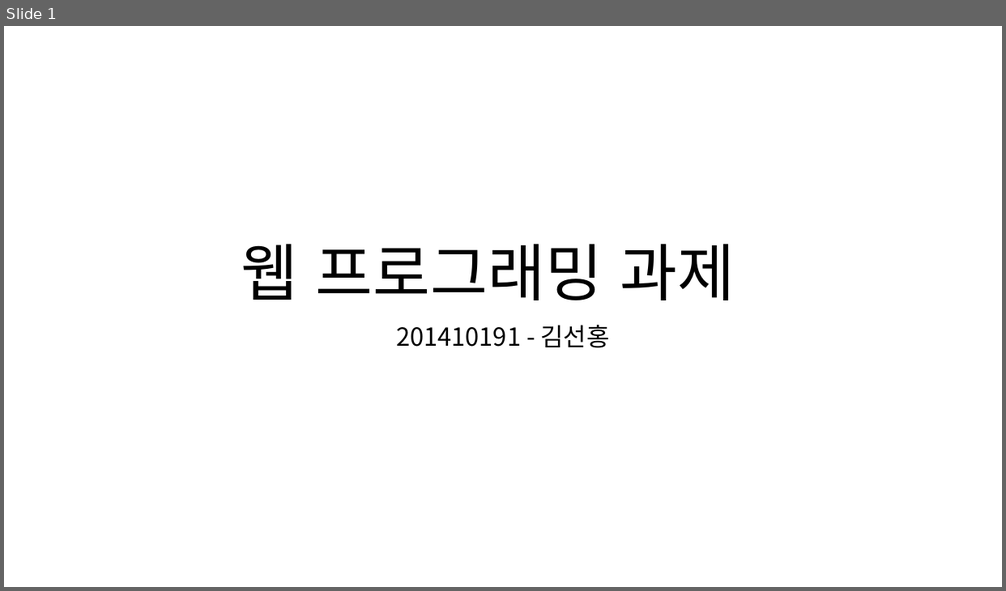
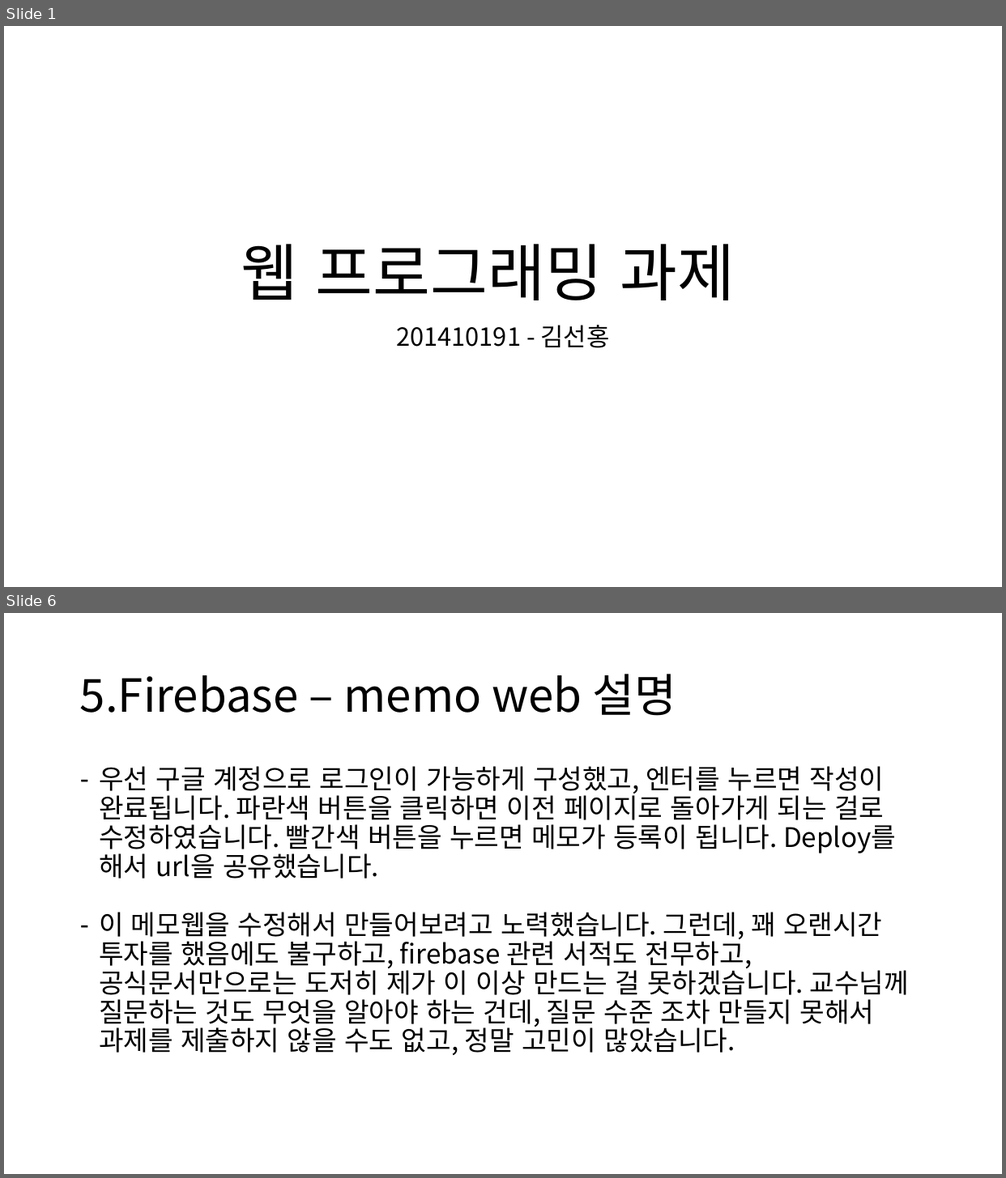
Before and after one commit to scarletbreeze/17-1_semester_webprogramming, a slide deck: webdiary만들기/웹프로그래밍과제.pptx. Shown one above the other, each under a label of ours: slide 1 before the commit, slides 1 and 6 after it; the slides between them are not shown. The pictures are 1006x591 and 1006x1178 pixels, drawn with LibreOffice and Linux fonts; fonts in the diff are those of the drawing. Boxes give left, top, right and bottom in pixels: in the first picture for what was removed or moved away, otherwise in the second. Text is boxed around its words. In the diff, an @@ line names an element or a change of style, - is before the commit and + after.

```diff
--- a/webdiary만들기/웹프로그래밍과제.pptx
+++ b/webdiary만들기/웹프로그래밍과제.pptx
@@ slide 6 added at (4, 613, 1002, 1174), background #FFFFFF @@
@@ title added at (80, 674, 676, 716), 44 pt, text #000000 @@
+5.Firebase – memo web 설명
@@ text added at (99, 766, 909, 1055), 25.9 pt, text #000000 @@
+– 우선 구글 계정으로 로그인이 가능하게 구성했고, 엔터를 누르면 작성이 완료됩니다. 파란색 버튼을 클릭하면 이전 페이지로 돌아가게 되는 걸로 수정하였습니다. 빨간색 버튼을 누르면 메모가 등록이 됩니다. Deploy를 해서 url을 공유했습니다.
+– 이 메모웹을 수정해서 만들어보려고 노력했습니다. 그런데, 꽤 오랜시간 투자를 했음에도 불구하고, firebase 관련 서적도 전무하고, 공식문서만으로는 도저히 제가 이 이상 만드는 걸 못하겠습니다. 교수님께 질문하는 것도 무엇을 알아야 하는 건데, 질문 수준 조차 만들지 못해서 과제를 제출하지 않을 수도 없고, 정말 고민이 많았습니다.
```
Also in this commit, not shown: 4 slides changed, 4 other slides added, 5 other files.
